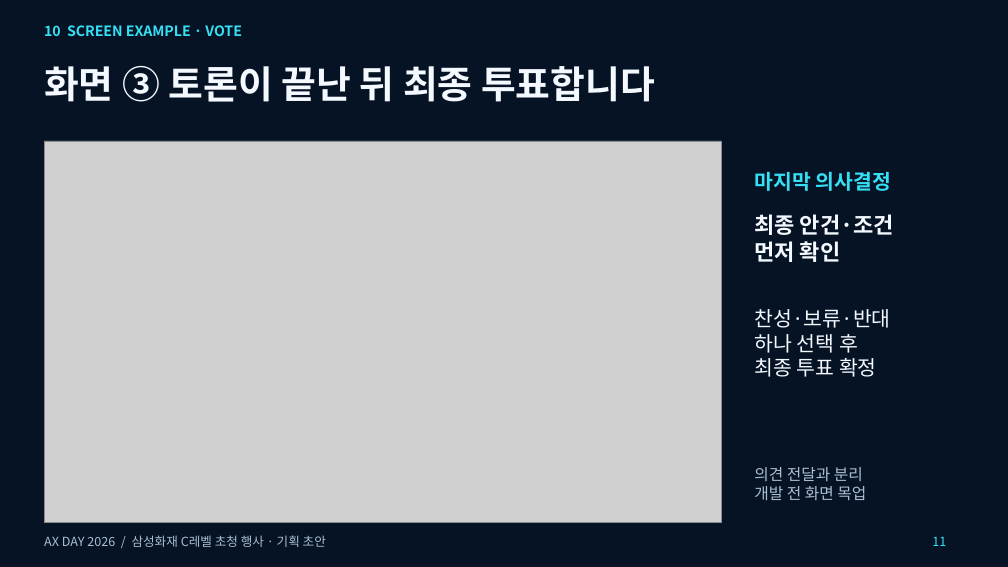
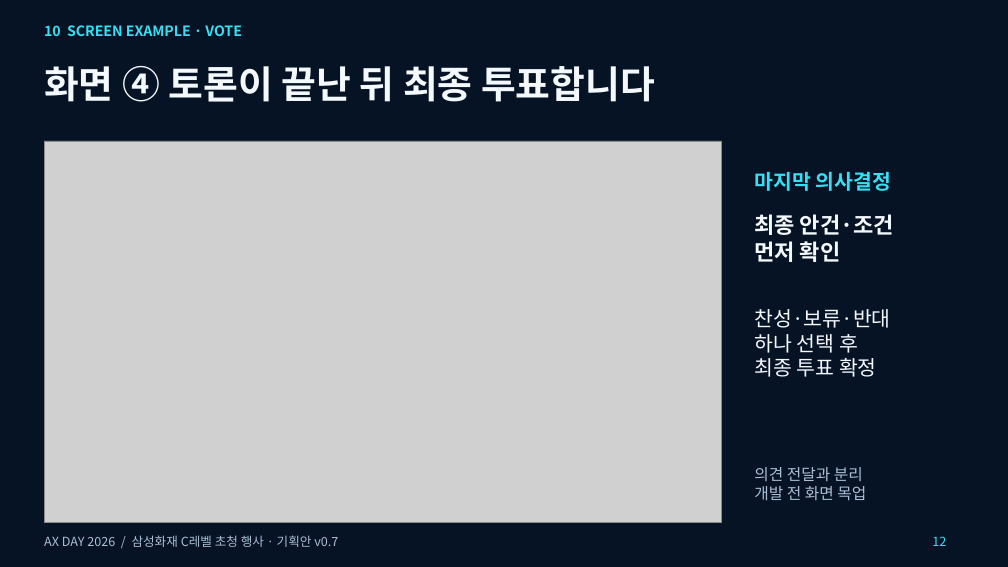
Before and after one commit to hyuny0219/axday_agent, a slide deck: slide 12 of docs/reference/AX_Day_2026_Boardroom_Proposal.pptx (slide 11 before the commit). Drawn at 1008x567 pixels with LibreOffice and Linux fonts; fonts in the diff are those of the drawing; grey boxes stand for pictures. Boxes give left, top, right and bottom in pixels: in the first picture for what was removed or moved away, otherwise in the second. Text is boxed around its words. In the diff, an @@ line names an element or a change of style, - is before the commit and + after.

```diff
--- a/docs/reference/AX_Day_2026_Boardroom_Proposal.pptx
+++ b/docs/reference/AX_Day_2026_Boardroom_Proposal.pptx
@@ text at box(44, 66, 655, 102): text changed @@
-화면 ③ 토론이 끝난 뒤 최종 투표합니다
+화면 ④ 토론이 끝난 뒤 최종 투표합니다
@@ text at box(44, 535, 338, 547): text changed @@
-AX DAY 2026 / 삼성화재 C레벨 초청 행사 · 기획 초안
+AX DAY 2026 / 삼성화재 C레벨 초청 행사 · 기획안 v0.7
@@ text at box(932, 536, 946, 546): text changed @@
-11
+12
```
Also in this commit, not shown: 15 other slides changed, 2 slides added, 13 other files.
